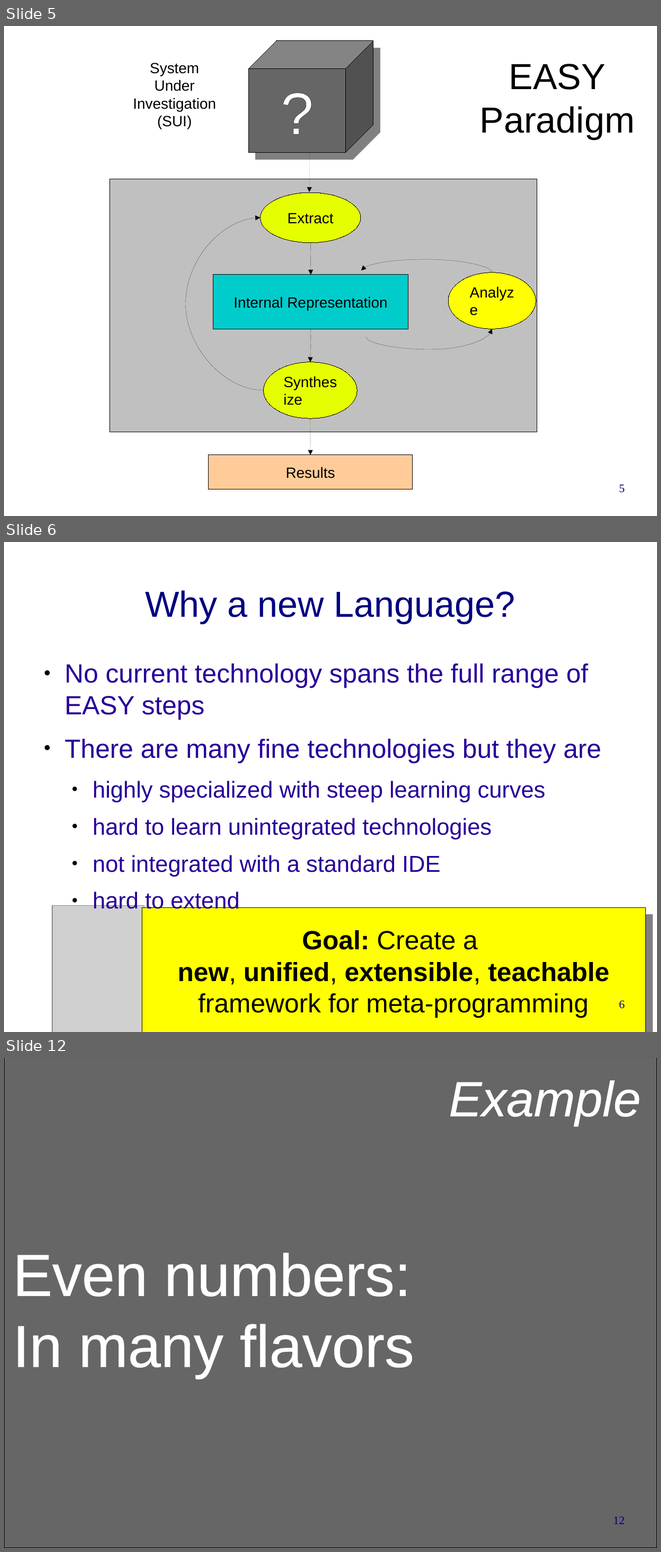
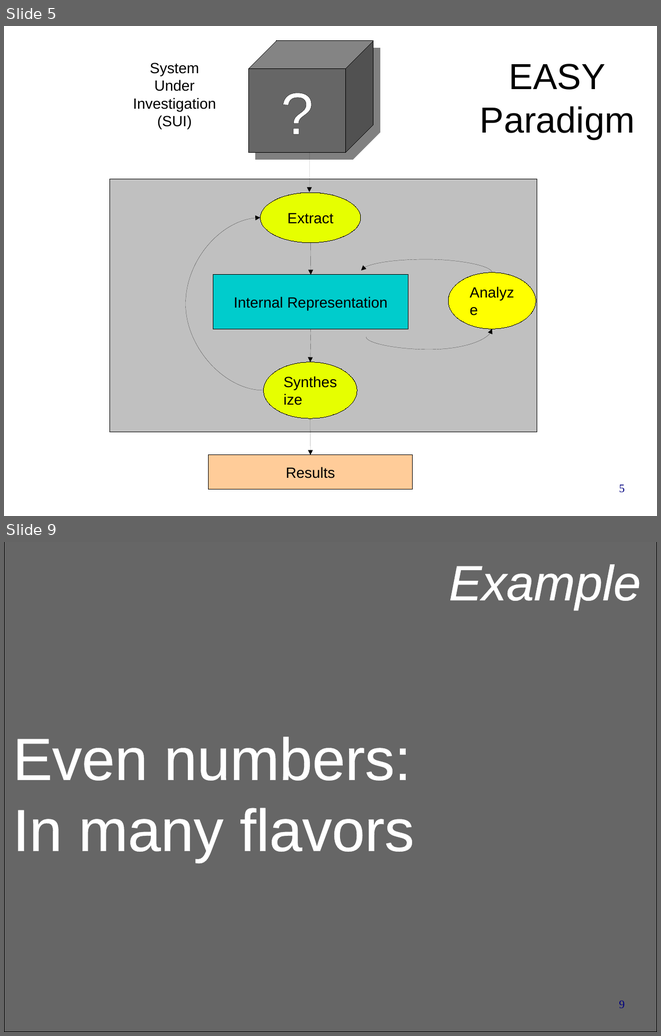
Before and after one commit to cwi-swat/rascal-course-pldi-2015, a slide deck: presentations/rascal-overview.odp. Shown one above the other, each under a label of ours: slides 5, 6 and 12 before the commit, slides 5 and 9 after it; the slides between them are not shown. The pictures are 661x1552 and 661x1036 pixels, drawn with LibreOffice and Linux fonts; fonts in the diff are those of the drawing; grey boxes stand for pictures; background and template pictures are left out. Boxes give left, top, right and bottom in pixels: in the first picture for what was removed or moved away, otherwise in the second. Text is boxed around its words. In the diff, an @@ line names an element or a change of style, - is before the commit and + after.

```diff
--- a/presentations/rascal-overview.odp
+++ b/presentations/rascal-overview.odp
@@ slide 6 removed at [4,542,657,1032], background #FFFFFF @@
@@ title removed at [145,590,515,623] @@
-Why a new Language?
@@ text removed at [64,663,601,914] @@
-● No current technology spans the full range of EASY steps
-● There are many fine technologies but they are
-  ● highly specialized with steep learning curves
-  ● hard to learn unintegrated technologies
-  ● not integrated with a standard IDE
-  ● hard to extend
@@ picture removed at [52,905,144,1032] @@
@@ rectangle removed at [142,908,646,1032] @@
-Goal: Create a
-new, unified, extensible, teachable
-framework for meta-programming
@@ page number removed at [619,1000,625,1008] @@
-6
@@ what was slide 12 is now slide 9 @@
@@ page number at [619,1000,625,1008]: text changed @@
-12
+9
```
Also in this commit, not shown: 4 slides changed, 2 slides added, 11 other slides removed, 2 other files.
